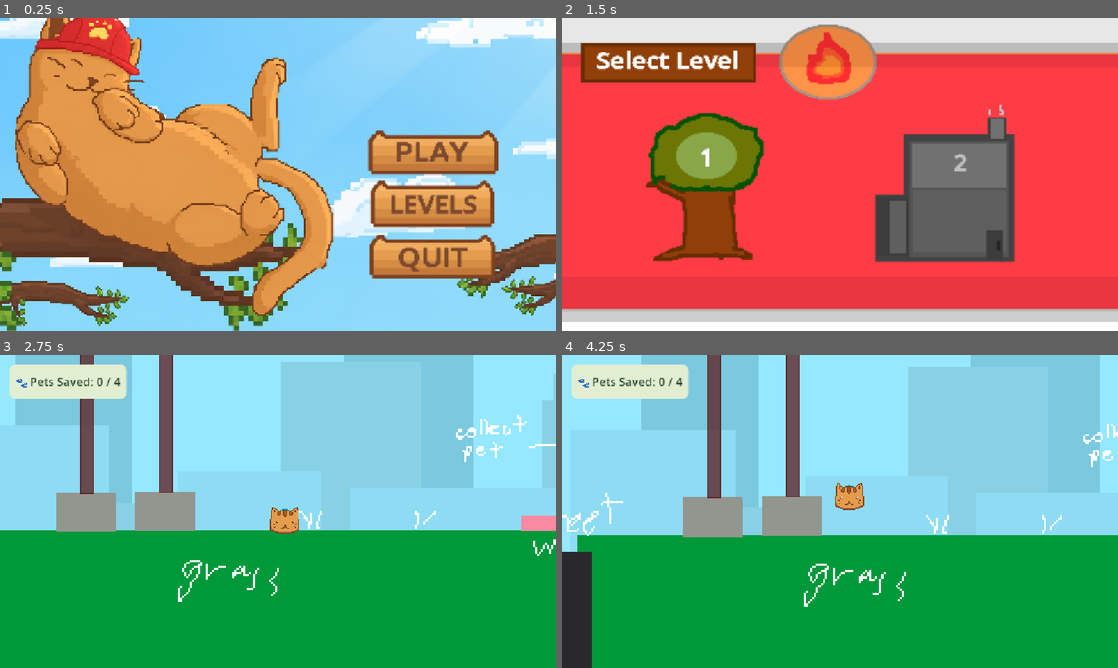
Above: before the commit, frames 1-4 (two rows, left to right).
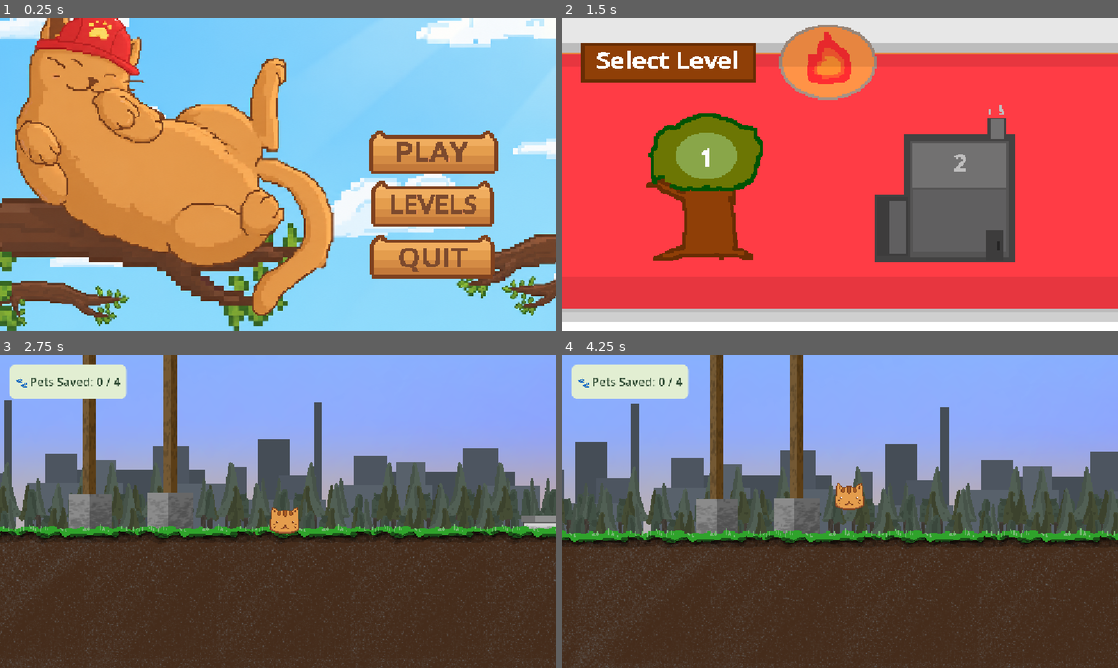
Above: after the commit, the same moments.

Repository: Michael-Schneider97/Purrkour
Game: Godot game, scene res://ui/screens/main_men.tscn
Two runs of this game, one before a commit and one after it. Both use one fixed random seed, a clock stepped at 60 frames per second and the inputs below.
Inputs (mouse positions are in pixels of both pictures, inside the frame that each line leads up to):
- Up to frame 1 (0.25 s): no input
- Up to frame 2 (1.5 s): click (995, 202) at 0.5 s; click (945, 180) at 1.25 s
- Up to frame 3 (2.75 s): click (144, 524) at 2 s
- Up to frame 4 (4.25 s): move the mouse to (962, 495) at 2.77 s; click (962, 495) at 2.92 s; drag from (728, 527) to (812, 574) at 3.52 s

The runs differ from the first frame. In frame 1, 2.3% of the frame differs, in the area x 0-100%, y 0-100%; in frame 2, 2.3%; in frame 3, 97%; in frame 4, 97%.

Commit message:
park Level

Diff:
--- a/VerticalSlice/project.godot
+++ b/VerticalSlice/project.godot
@@ -29,6 +29,7 @@
 
 [rendering]
 
+textures/canvas_textures/default_texture_filter=0
 rendering_device/driver.windows="d3d12"
 renderer/rendering_method="gl_compatibility"
 renderer/rendering_method.mobile="gl_compatibility"
--- a/VerticalSlice/world/levels/level_002_park.gd
+++ b/VerticalSlice/world/levels/level_002_park.gd
@@ -1,4 +1,4 @@
 extends Node2D
 
 func _ready() -> void:
-	get_tree().debug_collisions_hint = true
+	pass
--- a/VerticalSlice/world/levels/level_002_park.tscn
+++ b/VerticalSlice/world/levels/level_002_park.tscn
@@ -6,10 +6,8 @@
 [ext_resource type="PackedScene" uid="uid://vo3eedj6gv52" path="res://ui/components/pet_counter.tscn" id="2_mi7dg"]
 [ext_resource type="PackedScene" uid="uid://blggbgvx603mf" path="res://world/entities/pet.tscn" id="2_muxgv"]
 [ext_resource type="AudioStream" uid="uid://gt4a85ktidlw" path="res://world/levels/main_menu_pattern1(1).wav" id="2_otbel"]
-[ext_resource type="Texture2D" uid="uid://btm5wh543if5f" path="res://world/levels/level_002_park_sketch.png" id="3_b1i0w"]
 [ext_resource type="PackedScene" uid="uid://b5v0vevyfx3me" path="res://world/levels/winTrigger.tscn" id="3_xpv2q"]
-[ext_resource type="Texture2D" uid="uid://cg5krxx3qs2gv" path="res://world/levels/level_002_park_tmp_bkg.png" id="7_2hr3g"]
-[ext_resource type="PackedScene" uid="uid://dgk7c85lpohg2" path="res://world/entities/abandonedFactoryButton.tscn" id="10_ng02c"]
+[ext_resource type="Texture2D" uid="uid://cgscqan7okqly" path="res://world/levels/level_002_park_bkg.png" id="10_51hfd"]
 
 [sub_resource type="RectangleShape2D" id="RectangleShape2D_bixpq"]
 size = Vector2(2222, 1469.25)
@@ -71,9 +69,6 @@
 [sub_resource type="RectangleShape2D" id="RectangleShape2D_n541v"]
 size = Vector2(30, 250.57813)
 
-[sub_resource type="RectangleShape2D" id="RectangleShape2D_uvxnh"]
-size = Vector2(30, 69.578125)
-
 [sub_resource type="RectangleShape2D" id="RectangleShape2D_ng02c"]
 size = Vector2(476, 1350.625)
 
@@ -112,34 +107,22 @@
 
 [node name="Level002Park" type="Node2D" unique_id=139444864]
 script = ExtResource("1_an3lw")
+
+[node name="Background" type="Sprite2D" parent="." unique_id=184613226]
+position = Vector2(2983, 18)
+scale = Vector2(2.103219, 2.1032193)
+texture = ExtResource("10_51hfd")
 
 [node name="MainMenuPattern1(1)" type="AudioStreamPlayer" parent="." unique_id=1616716077]
 stream = ExtResource("2_otbel")
 autoplay = true
 
-[node name="Level002ParkTmpBkg" type="Sprite2D" parent="." unique_id=1168054493]
+[node name="PetCounter" parent="." unique_id=1593960988 instance=ExtResource("2_mi7dg")]
+
+[node name="WinScreen" parent="." unique_id=1651720381 instance=ExtResource("1_oeigx")]
+
+[node name="Greybox" type="StaticBody2D" parent="." unique_id=986752118]
 texture_filter = 1
-position = Vector2(1143, -126.000015)
-scale = Vector2(1.4833333, 1.4833333)
-texture = ExtResource("7_2hr3g")
-
-[node name="Level002ParkTmpBkg2" type="Sprite2D" parent="." unique_id=914724658]
-texture_filter = 1
-position = Vector2(3967, -126.00001)
-scale = Vector2(1.4833333, 1.4833333)
-texture = ExtResource("7_2hr3g")
-
-[node name="Level002ParkTmpBkg3" type="Sprite2D" parent="." unique_id=1743580171]
-texture_filter = 1
-position = Vector2(6767, -120)
-scale = Vector2(1.4833333, 1.4833333)
-texture = ExtResource("7_2hr3g")
-
-[node name="PetCounter" parent="." unique_id=1593960988 instance=ExtResource("2_mi7dg")]
-
-[node name="WinScreen" parent="." unique_id=1651720381 instance=ExtResource("1_oeigx")]
-
-[node name="Greybox" type="StaticBody2D" parent="." unique_id=986752118]
 
 [node name="CollisionShape2D" type="CollisionShape2D" parent="Greybox" unique_id=1290588576]
 position = Vector2(888, 1307.375)
@@ -247,11 +230,6 @@
 [node name="CollisionShape2D28" type="CollisionShape2D" parent="Greybox" unique_id=1388060955]
 position = Vector2(3831, -619.28906)
 shape = SubResource("RectangleShape2D_n541v")
-debug_color = Color(0.36862746, 0.15294118, 0.16078432, 0.8)
-
-[node name="CollisionShape2D29" type="CollisionShape2D" parent="Greybox" unique_id=959415734]
-position = Vector2(3954, 553)
-shape = SubResource("RectangleShape2D_uvxnh")
 debug_color = Color(0.36862746, 0.15294118, 0.16078432, 0.8)
 
 [node name="CollisionShape2D9" type="CollisionShape2D" parent="Greybox" unique_id=2015018474]
@@ -356,12 +334,3 @@
 
 [node name="winTrigger" parent="." unique_id=899574160 instance=ExtResource("3_xpv2q")]
 position = Vector2(5454.9995, 318)
-
-[node name="Level002ParkSketch" type="Sprite2D" parent="." unique_id=2098609510]
-texture_filter = 1
-position = Vector2(2979.0002, 18)
-scale = Vector2(4.2104197, 4.2104197)
-texture = ExtResource("3_b1i0w")
-
-[node name="abandonedFactoryButton" parent="." unique_id=167274323 instance=ExtResource("10_ng02c")]
-position = Vector2(4204.562, 577.7602)
Binary file added: VerticalSlice/world/levels/level_002_park_bkg.png
